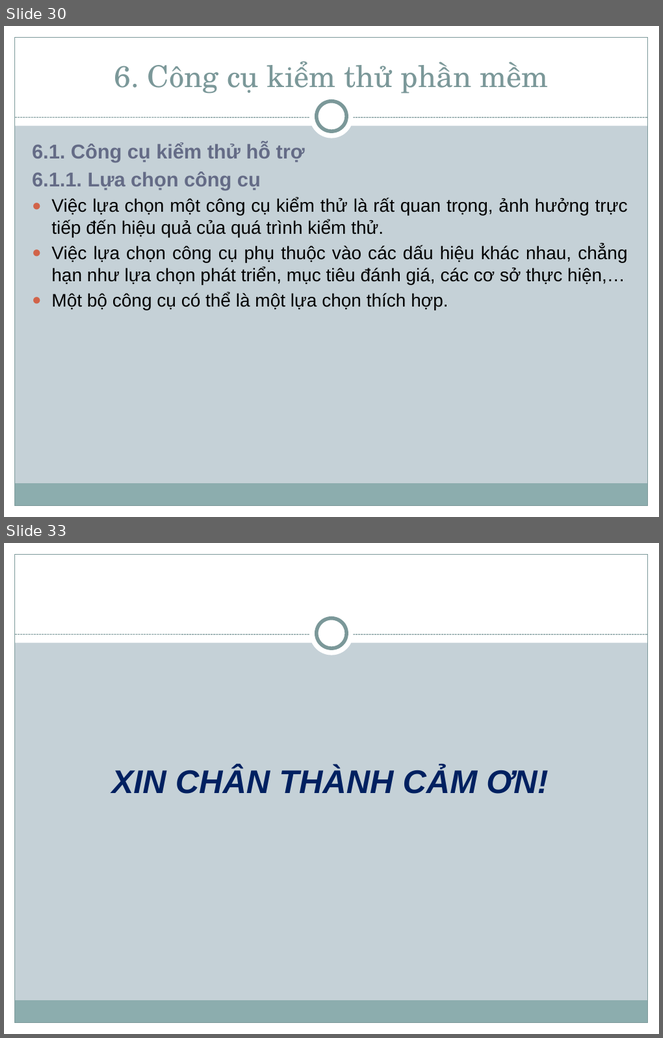
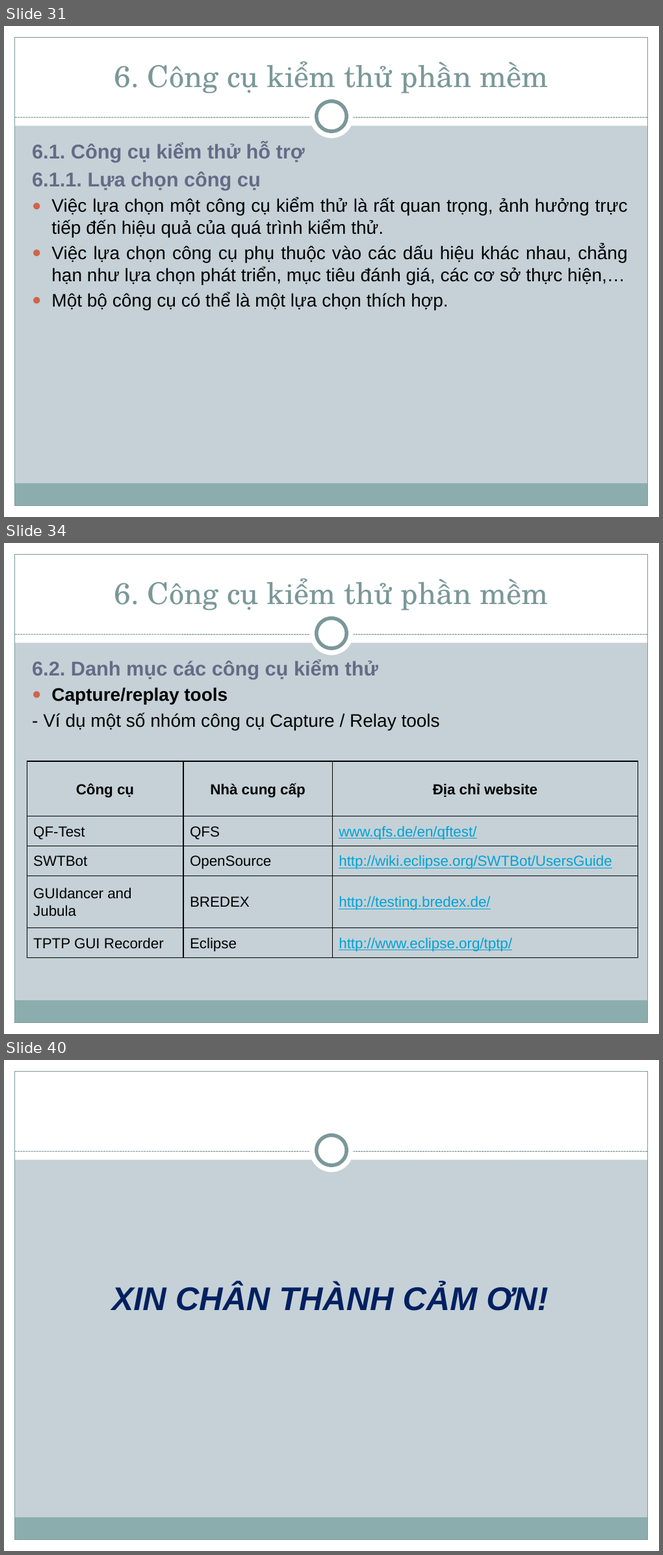
Before and after one commit to nguyenhoainam0612/congnghephanmem, a slide deck: Group 4 - Chapter 4 - Software Testing/Group4_Chapter4_Sofware Testing.pptx. Shown one above the other, each under a label of ours: slides 30 and 33 before the commit, slides 31, 34 and 40 after it; the slides between them are not shown. The pictures are 663x1038 and 663x1555 pixels, drawn with LibreOffice and Linux fonts; fonts in the diff are those of the drawing. Boxes give left, top, right and bottom in pixels: in the first picture for what was removed or moved away, otherwise in the second. Text is boxed around its words. In the diff, an @@ line names an element or a change of style, - is before the commit and + after.

```diff
--- a/Group 4 - Chapter 4 - Software Testing/Group4_Chapter4_Sofware Testing.pptx
+++ b/Group 4 - Chapter 4 - Software Testing/Group4_Chapter4_Sofware Testing.pptx
@@ slide 34 added at <box>4,543,659,1034</box>, background #C5D1D7; not listed: 9 template elements that a slide beside it also shows @@
@@ title added at <box>114,578,548,611</box>, 33 pt, text #7C999A @@
+6. Công cụ kiểm thử phần mềm
@@ text added at <box>32,659,440,730</box>, 20 pt, text #000000, bold @@
+  6.2. Danh mục các công cụ kiểm thử
+  ● Capture/replay tools
+  - Ví dụ một số nhóm công cụ Capture / Relay tools
@@ table added at <box>27,761,638,958</box>, 5 rows, 3 columns @@
+Công cụ | Nhà cung cấp | Địa chỉ website
+QF-Test | QFS | www.qfs.de/en/qftest/
+SWTBot | OpenSource | http://wiki.eclipse.org/SWTBot/UsersGuide
+GUIdancer and Jubula | BREDEX | http://testing.bredex.de/
+TPTP GUI Recorder | Eclipse | http://www.eclipse.org/tptp/
@@ what was slide 30 is now slide 31 @@
@@ what was slide 33 is now slide 40 @@
```
Also in this commit, not shown: 3 slides changed, 6 other slides added.
